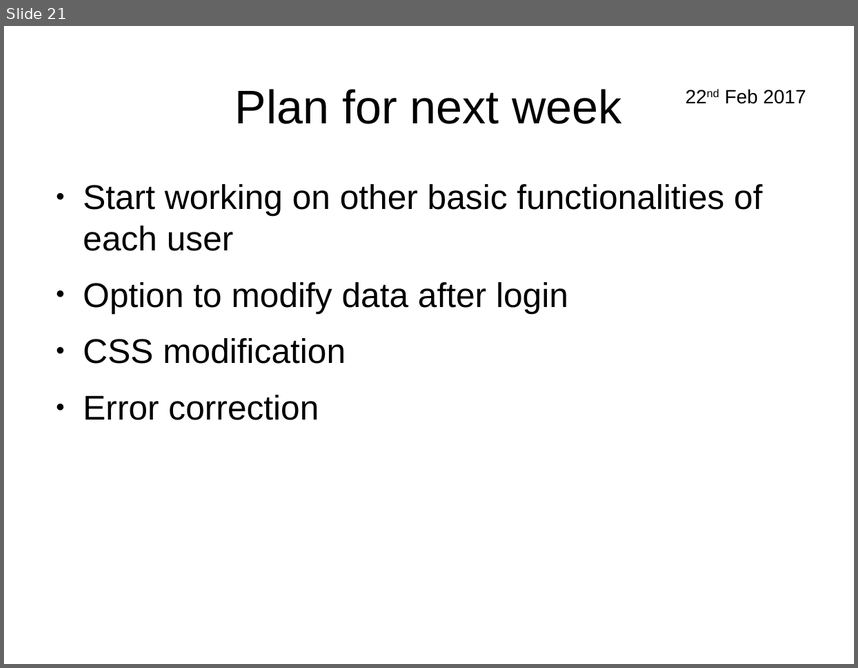
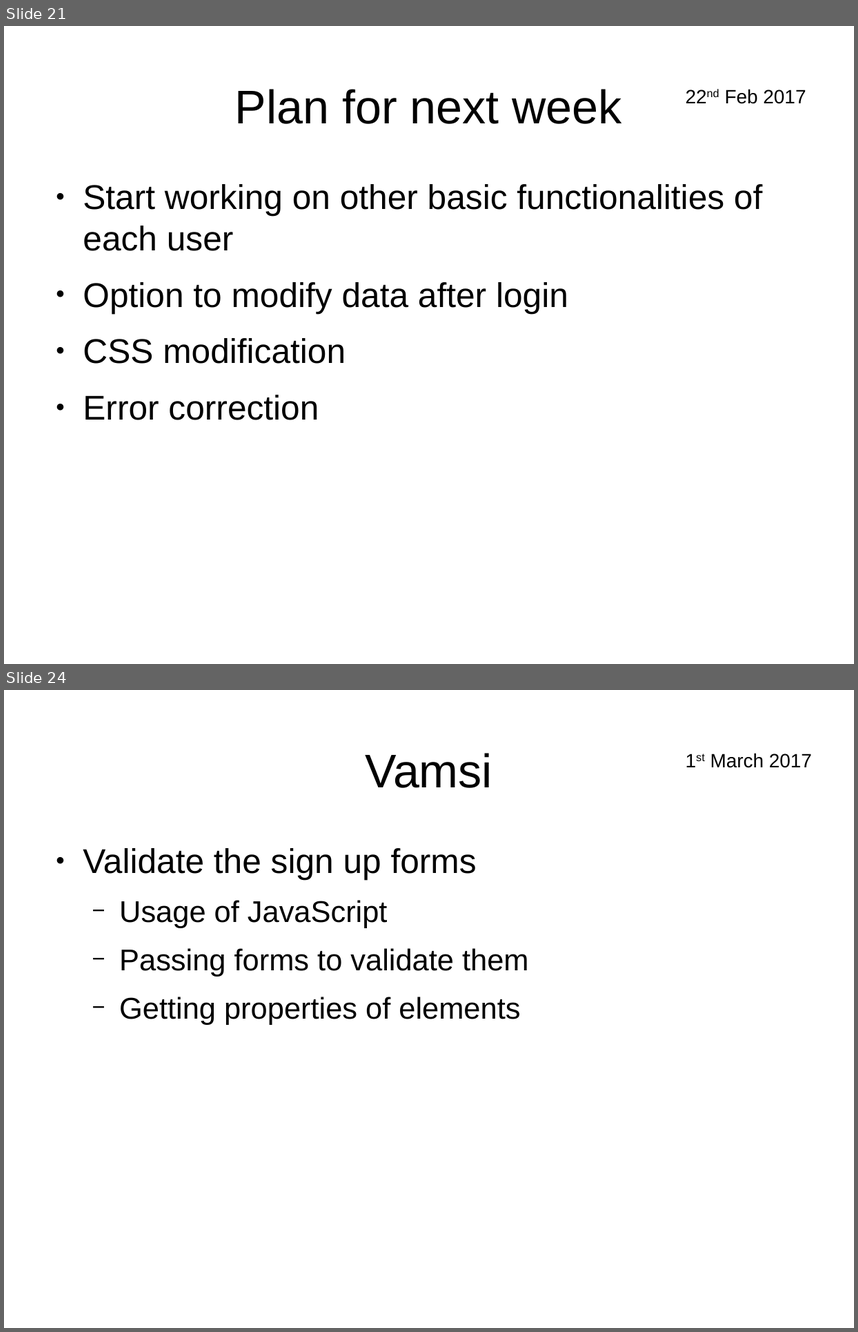
Before and after one commit to pandusonu2/WebTech, a slide deck: Presentation.odp. Shown one above the other, each under a label of ours: slide 21 before the commit, slides 21 and 24 after it; the slides between them are not shown. The pictures are 858x668 and 858x1332 pixels, drawn with LibreOffice and Linux fonts; fonts in the diff are those of the drawing. Boxes give left, top, right and bottom in pixels: in the first picture for what was removed or moved away, otherwise in the second. Text is boxed around its words. In the diff, an @@ line names an element or a change of style, - is before the commit and + after.

```diff
--- a/Presentation.odp
+++ b/Presentation.odp
@@ slide 24 added at (x1=4, y1=690, x2=854, y2=1328), background #FFFFFF @@
@@ title added at (x1=366, y1=753, x2=493, y2=788), 44 pt, text #000000 @@
+Vamsi
@@ text added at (x1=711, y1=753, x2=812, y2=768), 18 pt, text #000000 @@
+1st March 2017
@@ text added at (x1=83, y1=848, x2=529, y2=1025), 28 pt, text #000000 @@
+● Validate the sign up forms
+  − Usage of JavaScript
+  − Passing forms to validate them
+  − Getting properties of elements
```
Also in this commit, not shown: 4 other slides added, 4 other files.
